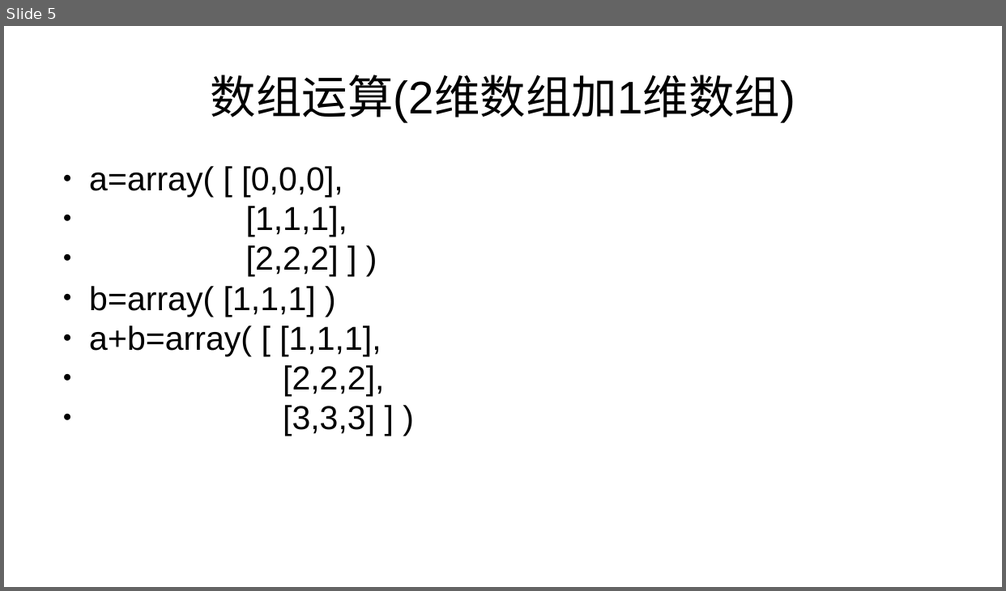
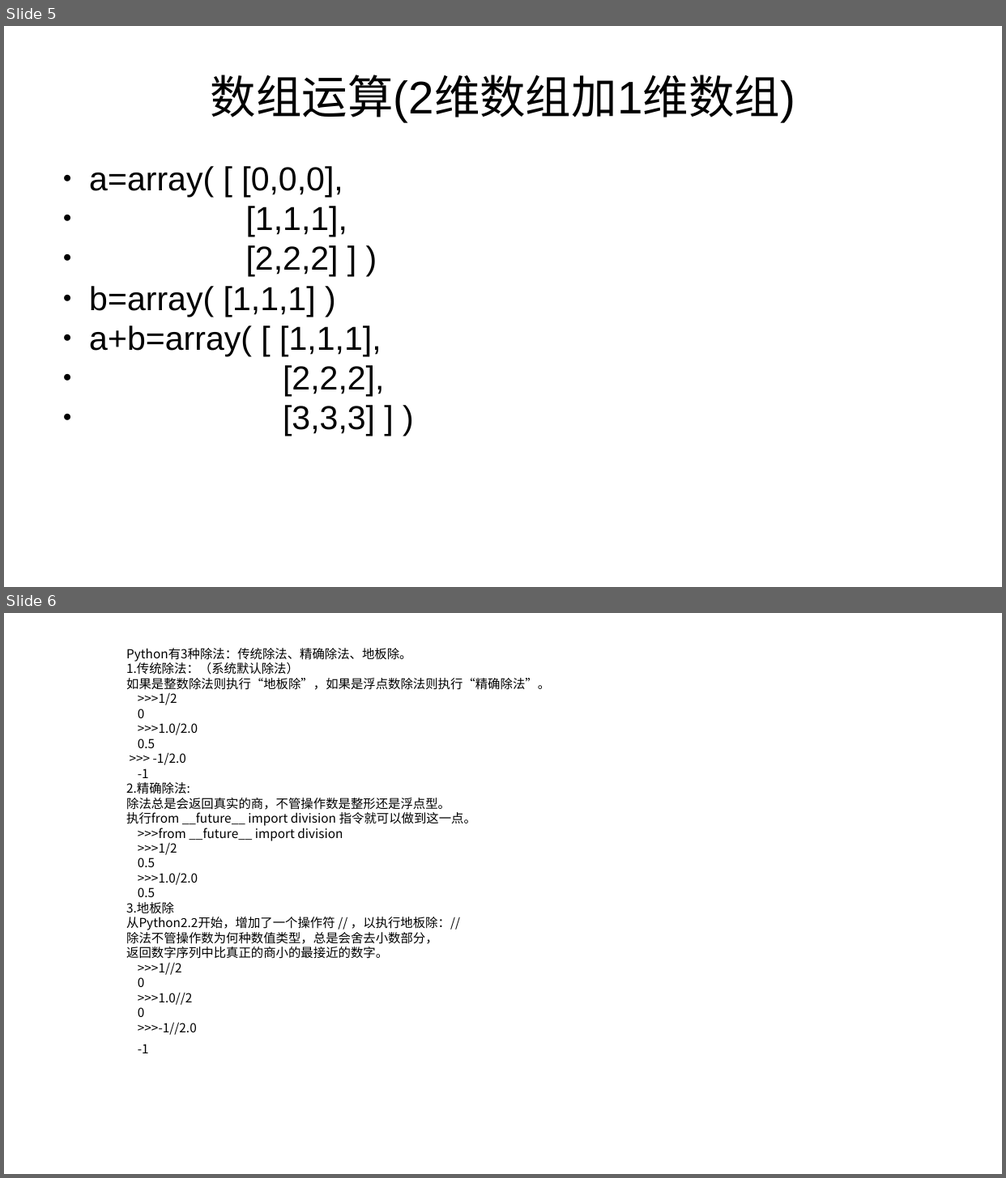
Before and after one commit to janfesir007/Machine-Learning, a slide deck: ML-DL学习总结/Numpy笔记.pptx. Shown one above the other, each under a label of ours: slide 5 before the commit, slides 5 and 6 after it. The pictures are 1006x591 and 1006x1178 pixels, drawn with LibreOffice and Linux fonts; fonts in the diff are those of the drawing. Boxes give left, top, right and bottom in pixels: in the first picture for what was removed or moved away, otherwise in the second. Text is boxed around its words. In the diff, an @@ line names an element or a change of style, - is before the commit and + after.

```diff
--- a/ML-DL学习总结/Numpy笔记.pptx
+++ b/ML-DL学习总结/Numpy笔记.pptx
@@ slide 6 added at box(4, 613, 1002, 1174), background #FFFFFF @@
@@ text added at box(126, 648, 550, 1054), 12 pt, text #000000 @@
+Python有3种除法：传统除法、精确除法、地板除。
+1.传统除法：（系统默认除法）
+如果是整数除法则执行“地板除”，如果是浮点数除法则执行“精确除法”。
+>>>1/2
+0
+>>>1.0/2.0
+0.5
+>>> -1/2.0
+-1
+2.精确除法:
+除法总是会返回真实的商，不管操作数是整形还是浮点型。
+执行from __future__ import division 指令就可以做到这一点。
+>>>from __future__ import division
+>>>1/2
+0.5
+>>>1.0/2.0
+0.5
+3.地板除
+从Python2.2开始，增加了一个操作符 // ，以执行地板除：//
+除法不管操作数为何种数值类型，总是会舍去小数部分，
+返回数字序列中比真正的商小的最接近的数字。
+>>>1//2
+0
+>>>1.0//2
+0
+>>>-1//2.0
+-1
```
Also in this commit, not shown: 24 other files.
